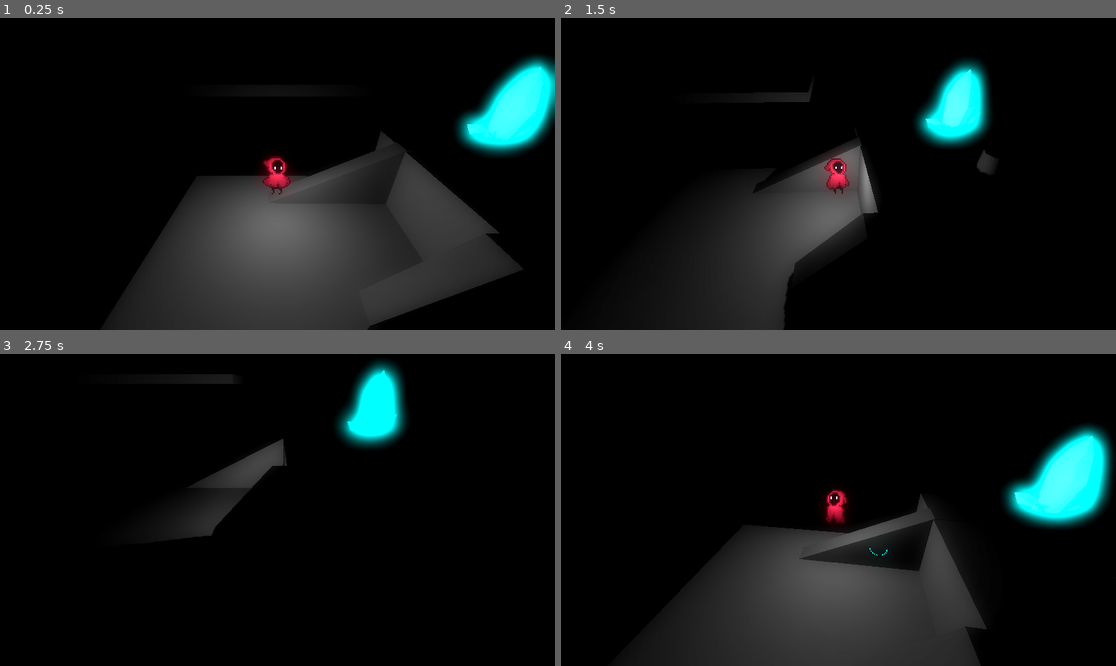
Above: before the commit, frames 1-4 (two rows, left to right).
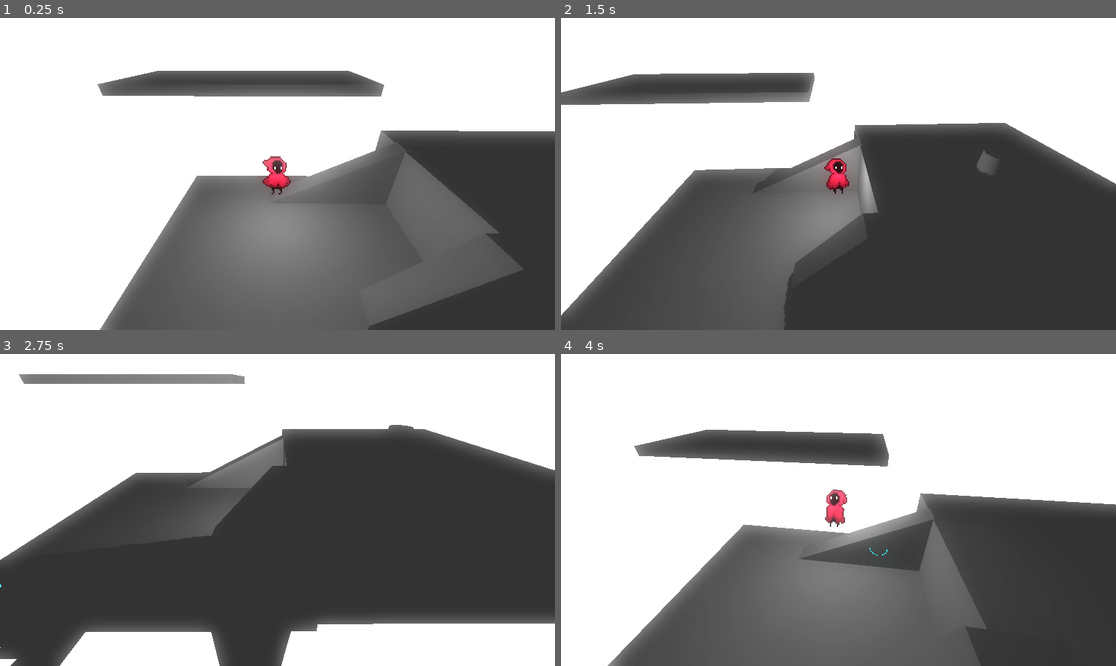
Above: after the commit, the same moments.

Repository: AugustBoesen/setfree
Game: Godot game, scene res://levels/TEST.tscn
Same seed, same stepped clock (60 frames per second), same inputs: the game is played once before the commit and once after it.
Inputs:
- Up to frame 1 (0.25 s): no input
- Up to frame 2 (1.5 s): hold D (move_right) 0.53-1.28 s; tap E (activate, bound only after the commit) at 0.6 s; tap Space (jump) at 0.77 s; hold S (move_down) from 1.28 s (still down); tap Shift (run) at 1.35 s
- Up to frame 3 (2.75 s): tap Space (jump) at 1.52 s; tap E (activate, bound only after the commit) at 1.55, 2.1 s; release S (move_down) at 2.03 s; hold D (move_right) from 2.03 s (still down)
- Up to frame 4 (4 s): release D (move_right) at 2.78 s; hold W (move_up) 2.78-3.53 s; tap E (activate, bound only after the commit) at 2.85, 3.8 s; tap Space (jump) at 3.02, 3.77 s; hold A (move_left) from 3.53 s (still down); hold Shift (run) from 3.53 s (still down)

The runs differ from the first frame. In frame 1, 100% of the frame differs, in the area x 0-100%, y 0-100%; in frame 2, 100%; in frame 3, 100%; in frame 4, 100%.

Commit message:
implemented activate button and crystal interaction

Diff:
--- a/levels/TEST.tscn
+++ b/levels/TEST.tscn
@@ -1,27 +1,12 @@
-[gd_scene load_steps=7 format=3 uid="uid://dycrx0qioni28"]
+[gd_scene load_steps=5 format=3 uid="uid://dycrx0qioni28"]
 
 [ext_resource type="PackedScene" uid="uid://pn00x1qgic1r" path="res://scenes/player/PLAYER.tscn" id="1_q2eer"]
 [ext_resource type="Script" path="res://scenes/player/PlayerCamera.gd" id="2_1cr6a"]
-[ext_resource type="ArrayMesh" uid="uid://c3v3krcrbpqso" path="res://assets/models/crystal/Crystal.obj" id="3_4g2fo"]
+[ext_resource type="PackedScene" uid="uid://dwyv84hvnv2ed" path="res://scenes/items/crystal.tscn" id="3_s11to"]
 
-[sub_resource type="Environment" id="Environment_5dpjo"]
-background_energy_multiplier = 0.0
+[sub_resource type="Environment" id="Environment_suqdm"]
 glow_enabled = true
-glow_normalized = true
-glow_bloom = 1.0
-fog_enabled = true
-fog_light_color = Color(0.0392157, 0.0470588, 0.0588235, 1)
-fog_sun_scatter = 0.09
-
-[sub_resource type="StandardMaterial3D" id="StandardMaterial3D_uccwr"]
-albedo_color = Color(0, 0.243137, 0.329412, 1)
-emission_enabled = true
-emission = Color(0, 0.776471, 0.976471, 1)
-
-[sub_resource type="StandardMaterial3D" id="StandardMaterial3D_jh7sw"]
-emission_enabled = true
-emission = Color(0, 0.647059, 0.686275, 1)
-emission_energy_multiplier = 7.11
+glow_bloom = 0.52
 
 [node name="Node3D" type="Node3D"]
 
@@ -52,6 +37,7 @@
 size = Vector3(9.66211, 0.377453, 4.07901)
 
 [node name="Camera3D" type="Camera3D" parent="." node_paths=PackedStringArray("target")]
+environment = SubResource("Environment_suqdm")
 script = ExtResource("2_1cr6a")
 target = NodePath("../PLAYER")
 offset = Vector3(0, 5, 8)
@@ -59,11 +45,5 @@
 [node name="PLAYER" parent="." instance=ExtResource("1_q2eer")]
 transform = Transform3D(1, 0, 0, 0, 1, 0, 0, 0, 1, -0.714095, 2.54038, -1.62304)
 
-[node name="WorldEnvironment" type="WorldEnvironment" parent="."]
-environment = SubResource("Environment_5dpjo")
-
-[node name="Crystal" type="MeshInstance3D" parent="."]
-transform = Transform3D(1, 0, 0, 0, 1, 0, 0, 0, 1, 11.0022, 1.91358, -4.73884)
-mesh = ExtResource("3_4g2fo")
-surface_material_override/0 = SubResource("StandardMaterial3D_uccwr")
-surface_material_override/1 = SubResource("StandardMaterial3D_jh7sw")
+[node name="Crystal" parent="." instance=ExtResource("3_s11to")]
+transform = Transform3D(0.3, 0, 0, 0, 0.3, 0, 0, 0, 0.3, -4.97172, -1.29703, 4.81951)
--- a/project.godot
+++ b/project.godot
@@ -56,6 +56,11 @@
 "events": [Object(InputEventKey,"resource_local_to_scene":false,"resource_name":"","device":-1,"window_id":0,"alt_press …(182 unchanged characters)…
 ]
 }
+activate={
+"deadzone": 0.5,
+"events": [Object(InputEventKey,"resource_local_to_scene":false,"resource_name":"","device":-1,"window_id":0,"alt_pressed":false,"shift_pressed":false,"ctrl_pressed":false,"meta_pressed":false,"pressed":false,"keycode":0,"physical_keycode":69,"key_label":0,"unicode":101,"echo":false,"script":null)
+]
+}
 
 [physics]
 
--- /dev/null
+++ b/scenes/items/Crystal.gd
@@ -0,0 +1,11 @@
+extends Area3D
+class_name CrystalActivate
+
+# Called when the node enters the scene tree for the first time.
+func _ready():
+	pass # Replace with function body.
+
+
+# Called every frame. 'delta' is the elapsed time since the previous frame.
+func _process(delta):
+	pass
--- /dev/null
+++ b/scenes/items/crystal.tscn
@@ -0,0 +1,28 @@
+[gd_scene load_steps=6 format=3 uid="uid://dwyv84hvnv2ed"]
+
+[ext_resource type="ArrayMesh" uid="uid://c3v3krcrbpqso" path="res://assets/models/crystal/Crystal.obj" id="1_dg1x1"]
+[ext_resource type="Script" path="res://scenes/items/Crystal.gd" id="2_kupou"]
+
+[sub_resource type="StandardMaterial3D" id="StandardMaterial3D_jk186"]
+emission_enabled = true
+emission = Color(0, 0.854902, 0.788235, 1)
+emission_energy_multiplier = 3.0
+
+[sub_resource type="SphereShape3D" id="SphereShape3D_d0v4t"]
+radius = 3.0
+
+[sub_resource type="PlaneMesh" id="PlaneMesh_3p8dq"]
+
+[node name="Crystal" type="MeshInstance3D"]
+transform = Transform3D(0.3, 0, 0, 0, 0.3, 0, 0, 0, 0.3, 0, 0, 0)
+mesh = ExtResource("1_dg1x1")
+surface_material_override/1 = SubResource("StandardMaterial3D_jk186")
+
+[node name="CrystalArea" type="Area3D" parent="."]
+script = ExtResource("2_kupou")
+
+[node name="CrystalActivateCollision" type="CollisionShape3D" parent="CrystalArea"]
+shape = SubResource("SphereShape3D_d0v4t")
+
+[node name="CPUParticles3D" type="CPUParticles3D" parent="."]
+mesh = SubResource("PlaneMesh_3p8dq")
--- a/scenes/player/PLAYER.tscn
+++ b/scenes/player/PLAYER.tscn
@@ -1,9 +1,12 @@
-[gd_scene load_steps=4 format=3 uid="uid://pn00x1qgic1r"]
+[gd_scene load_steps=5 format=3 uid="uid://pn00x1qgic1r"]
 
 [ext_resource type="Script" path="res://scenes/player/PlayerController.gd" id="1_m2aip"]
 [ext_resource type="SpriteFrames" uid="uid://6ef8vlwebsd6" path="res://scenes/player/PlayerAnimatedSprite.tres" id="2_w2bx4"]
 
 [sub_resource type="CapsuleShape3D" id="CapsuleShape3D_erspx"]
+
+[sub_resource type="SphereShape3D" id="SphereShape3D_vx2mg"]
+radius = 2.47455
 
 [node name="PLAYER" type="CharacterBody3D"]
 transform = Transform3D(1, 0, 0, 0, 1, 0, 0, 0, 1, 0, 1, 0)
@@ -26,3 +29,8 @@
 texture_filter = 0
 sprite_frames = ExtResource("2_w2bx4")
 animation = &"run"
+
+[node name="ActivateArea" type="Area3D" parent="."]
+
+[node name="ActivateCollision" type="CollisionShape3D" parent="ActivateArea"]
+shape = SubResource("SphereShape3D_vx2mg")
--- a/scenes/player/PlayerController.gd
+++ b/scenes/player/PlayerController.gd
@@ -1,6 +1,8 @@
 extends CharacterBody3D
 
 @onready var anim = $PlayerSprite
+
+var crystals = 0
 
 var speed
 var walking_speed = 6
@@ -91,10 +93,25 @@
 	if not is_on_floor() and Input.is_action_pressed("jump") and velocity.y < -8:
 		velocity.y = -8
 
+func activate():
+	if Input.is_action_just_pressed("activate"):
+		print("katsotaas")
+		var objectsInRange = $ActivateArea.get_overlapping_areas()
+		if objectsInRange == []:
+			print("ei objekteja")
+		if objectsInRange != []:
+			var objectInRange = objectsInRange[0]
+			if objectInRange is CrystalActivate:
+				print("löyty")
+				objectInRange.get_parent_node_3d().queue_free()
+				crystals += 1
+
+
 func _physics_process(delta):
 	player_movement(delta)
 	move_and_slide()
 	handle_animations()
 	jumping()
 	hovering()
+	activate()
 	movement_vector = velocity
